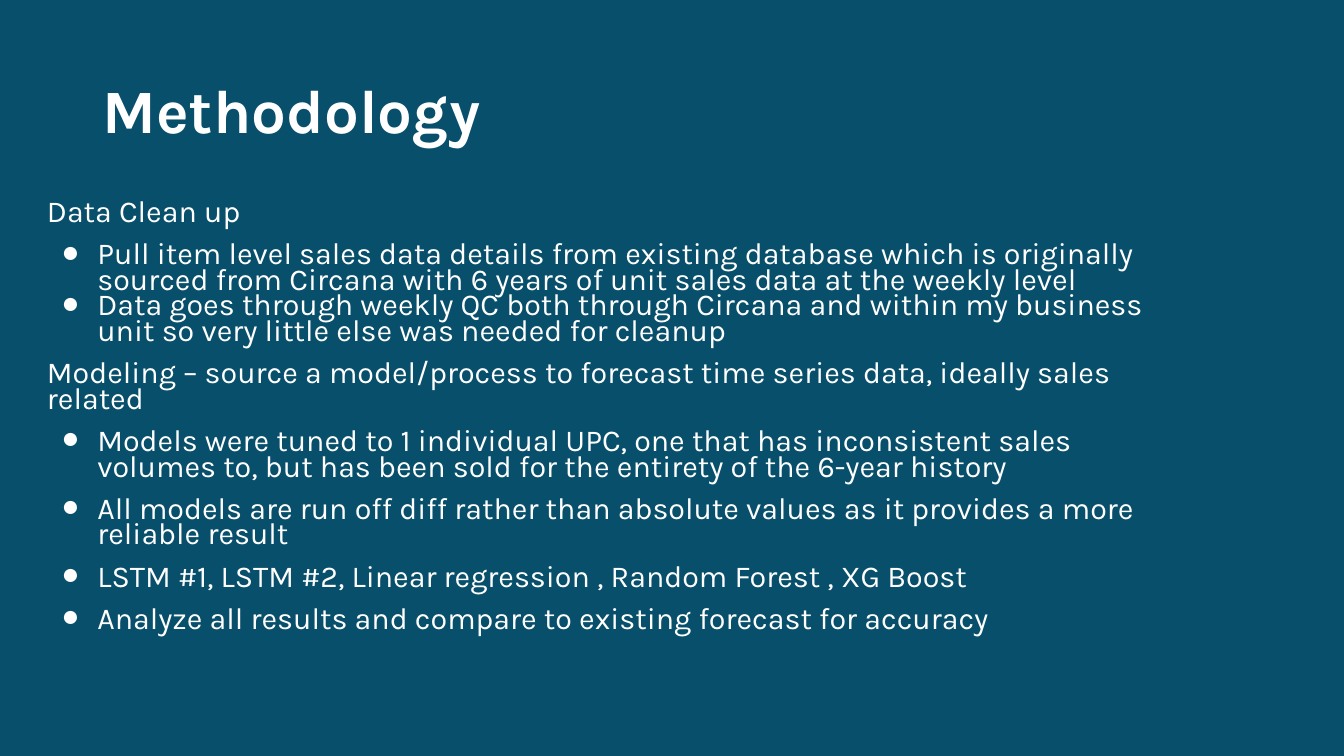
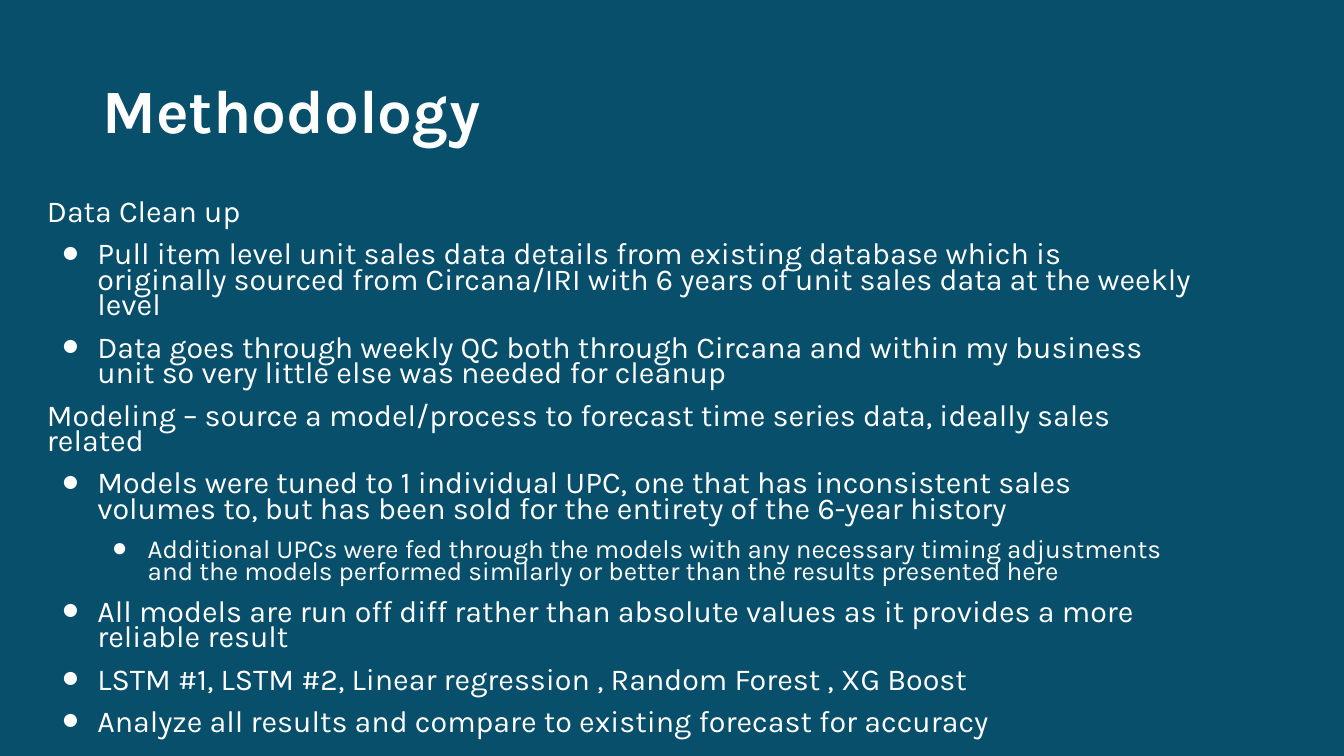
Before and after one commit to jstipe1/AI_Project_3, a slide deck: slide 4 of Forecasting_presentation.pptx. Drawn at 1344x756 pixels with LibreOffice and Linux fonts; fonts in the diff are those of the drawing. Boxes give left, top, right and bottom in pixels: in the first picture for what was removed or moved away, otherwise in the second. Text is boxed around its words. In the diff, an @@ line names an element or a change of style, - is before the commit and + after.

Commit message:
final updates

```diff
--- a/Forecasting_presentation.pptx
+++ b/Forecasting_presentation.pptx
@@ text at <box>97,243,1191,316</box>: text changed @@
-● Pull item level sales data details from existing database which is originally sourced from Circana with 6 years of unit sales data at the weekly level
+● Pull item level unit sales data details from existing database which is originally sourced from Circana/IRI with 6 years of unit sales data at the weekly level
@@ text at <box>97,337,1142,391</box>: more space between paragraphs @@
@@ text at <box>148,540,1161,587</box>: paragraph added @@
+  ● Additional UPCs were fed through the models with any necessary timing adjustments and the models performed similarly or better than the results presented here
```
Also in this commit, not shown: 4 other slides changed.
